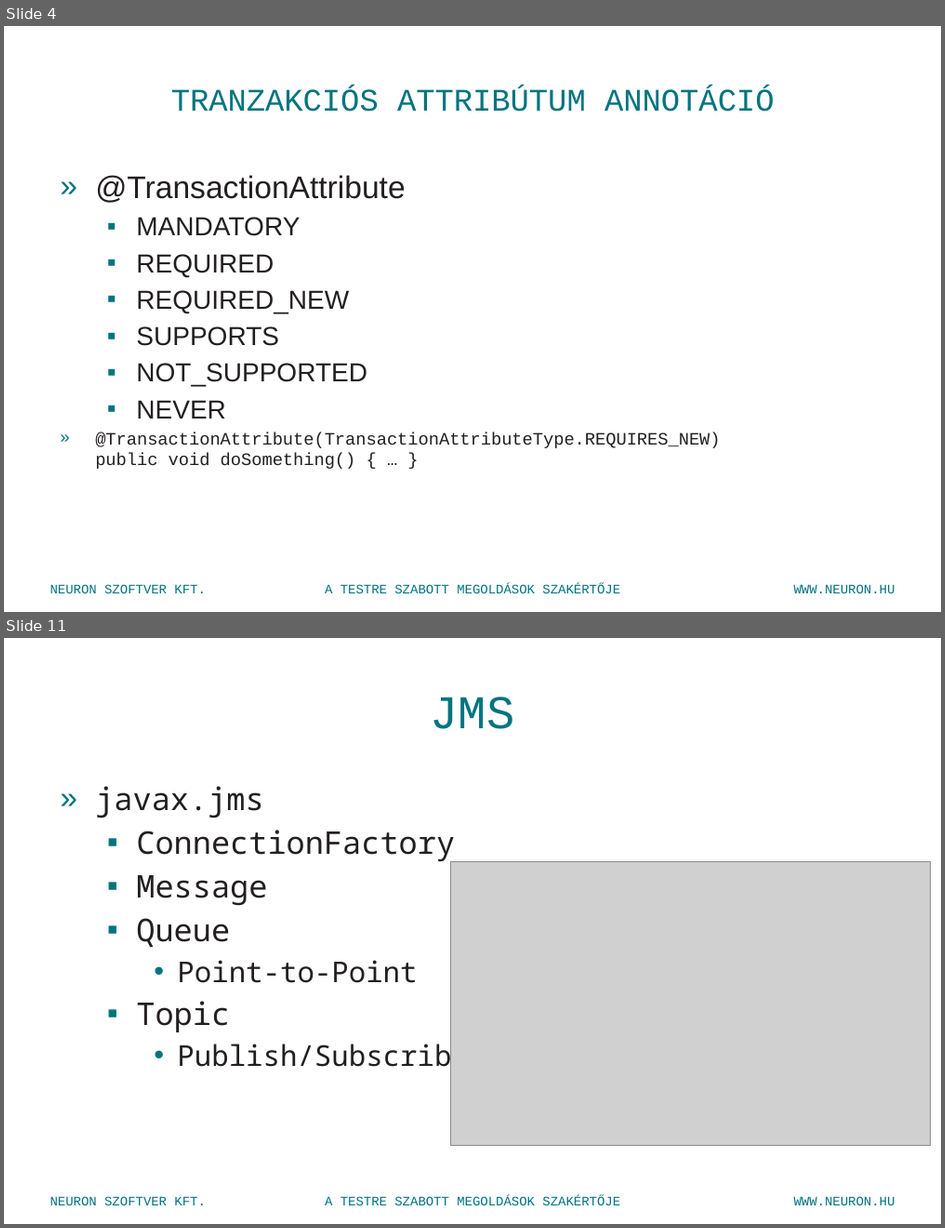
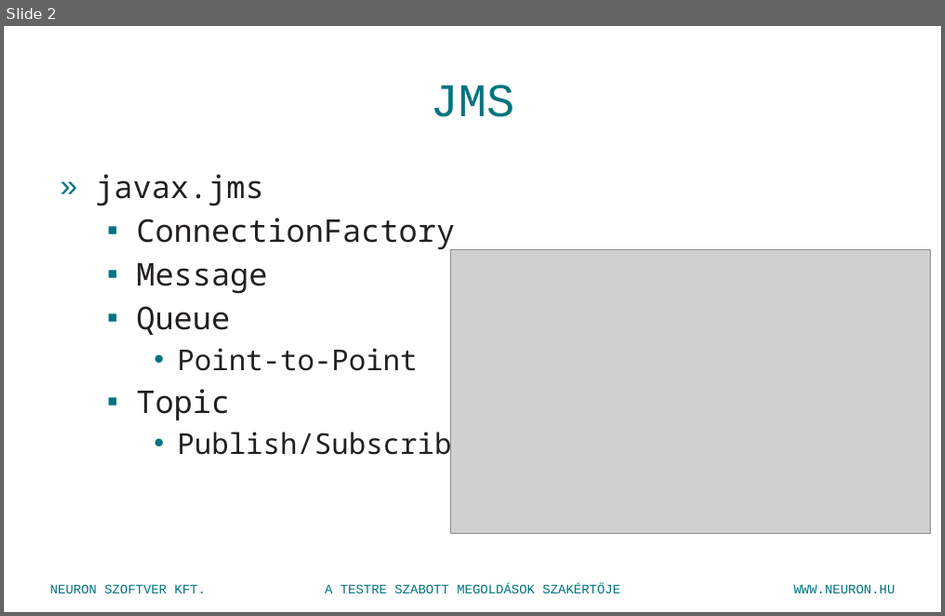
Before and after one commit to shevatevk/training, a slide deck: documentation/Java training 41- EJB - JMS.pptx. Shown one above the other, each under a label of ours: slides 4 and 11 before the commit, slide 2 after it; the slides between them are not shown. The pictures are 945x1228 and 945x616 pixels, drawn with LibreOffice and Linux fonts; fonts in the diff are those of the drawing; grey boxes stand for pictures; background and template pictures are left out. Boxes give left, top, right and bottom in pixels: in the first picture for what was removed or moved away, otherwise in the second. Text is boxed around its words. In the diff, an @@ line names an element or a change of style, - is before the commit and + after.

```diff
--- a/documentation/Java training 41- EJB - JMS.pptx
+++ b/documentation/Java training 41- EJB - JMS.pptx
@@ slide 4 removed at box(4, 26, 941, 612), background picture (left out); not listed: 3 template elements that a slide beside it also shows @@
@@ title removed at box(171, 87, 775, 112) @@
-TRANZAKCIÓS ATTRIBÚTUM ANNOTÁCIÓ
@@ text removed at box(95, 175, 720, 469) @@
-» @TransactionAttribute
-  ▪ MANDATORY
-  ▪ REQUIRED
-  ▪ REQUIRED_NEW
-  ▪ SUPPORTS
-  ▪ NOT_SUPPORTED
-  ▪ NEVER
-» @TransactionAttribute(TransactionAttributeType.REQUIRES_NEW)
-  public void doSomething() { … }
@@ what was slide 11 is now slide 2 @@
```
Also in this commit, not shown: 1 slide changed, 8 other slides removed, 24 other files.
